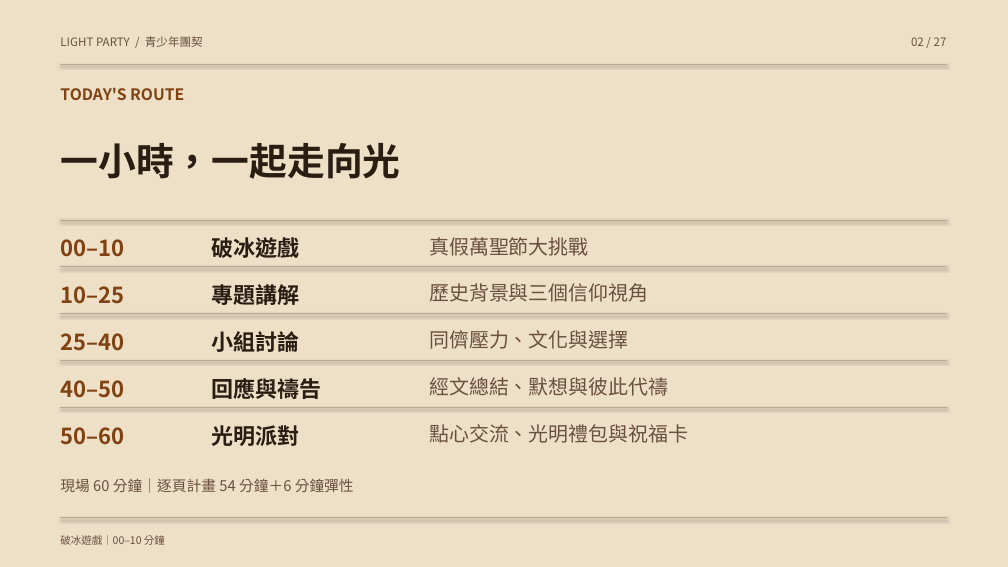
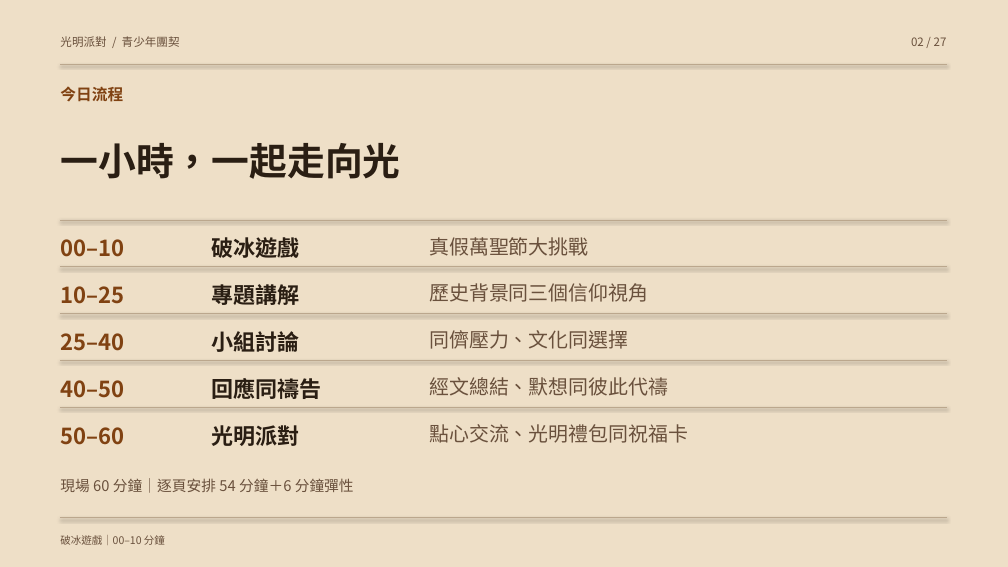
Before and after one commit to hei08285744/light-party-presentation, a slide deck: slide 2 of light-party.pptx. Drawn at 1008x567 pixels with LibreOffice and Linux fonts; fonts in the diff are those of the drawing. Boxes give left, top, right and bottom in pixels: in the first picture for what was removed or moved away, otherwise in the second. Text is boxed around its words. In the diff, an @@ line names an element or a change of style, - is before the commit and + after.

```diff
--- a/light-party.pptx
+++ b/light-party.pptx
@@ text at (60, 36, 180, 47): text changed @@
-LIGHT PARTY / 青少年團契
+光明派對 / 青少年團契
@@ text at (60, 86, 123, 102): text changed @@
-TODAY'S ROUTE
+今日流程
@@ text at (429, 283, 648, 302): text changed @@
-歷史背景與三個信仰視角
+歷史背景同三個信仰視角
@@ text at (429, 330, 628, 349): text changed @@
-同儕壓力、文化與選擇
+同儕壓力、文化同選擇
@@ text at (212, 378, 322, 399): text changed @@
-回應與禱告
+回應同禱告
@@ text at (429, 377, 668, 396): text changed @@
-經文總結、默想與彼此代禱
+經文總結、默想同彼此代禱
@@ text at (429, 424, 688, 443): text changed @@
-點心交流、光明禮包與祝福卡
+點心交流、光明禮包同祝福卡
@@ text at (60, 478, 354, 493): text changed @@
-現場 60 分鐘｜逐頁計畫 54 分鐘＋6 分鐘彈性
+現場 60 分鐘｜逐頁安排 54 分鐘＋6 分鐘彈性
```
Also in this commit, not shown: 26 other slides changed, 4 other files.
